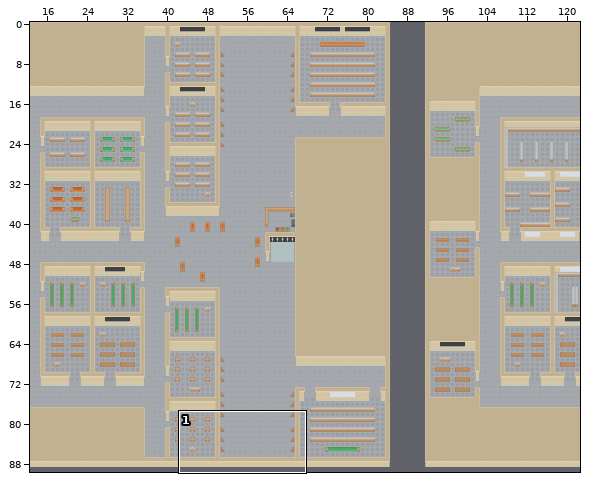
One commit to this Tiled map: core/assets/visuals/maps/NEB_Dungeon.tmx. The picture above shows the old version from afar; the outline marks the close-up.
Close-up. Old version:
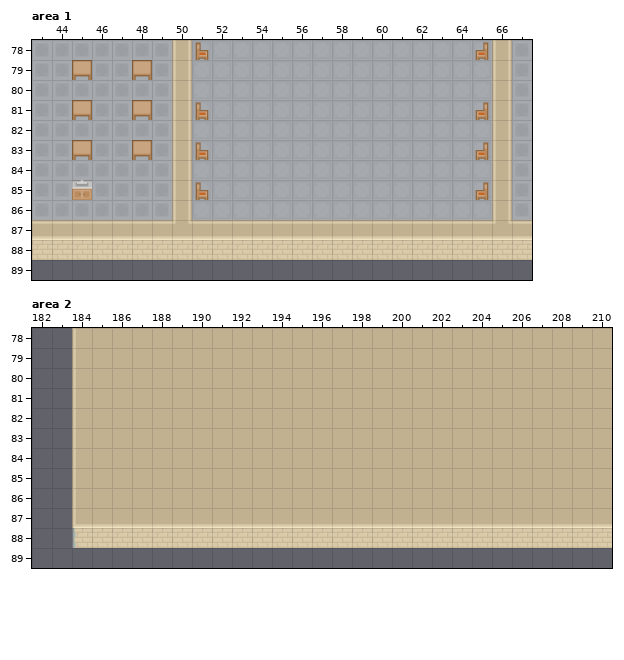
Cells are 64x64 px. Shown: area 1 x 43..67, y 78..89; area 2 x 182..210, y 78..89. The commit also changed other parts of the map, which this record leaves out. Tiles whose own drawing changed are shown in their newer look in all pictures. The old version is drawn lined up with the new one.
New version:
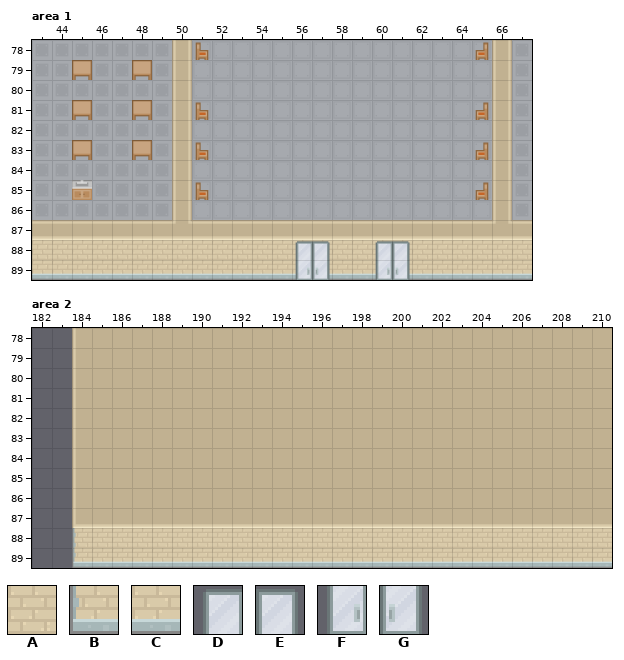
Key: from "roguelikeCity_magenta64": A 205, B 321, C 322, D 961, E 962, F 1000, G 1001.
_ is an empty cell.
Changes in this commit:
map size 293x89 -> 293x90 cells
Layer "Background", area 1:
y 88: x 56..57 __ -> AA; x 60..61 __ -> AA
y 89: x 43..67 _________________________ -> CCCCCCCCCCCCCCCCCCCCCCCCC
Layer "Collision", area 1:
y 88: x 56..57 AA -> DE; x 60..61 AA -> DE
y 89: x 56..57 __ -> FG; x 60..61 __ -> FG
Layer "Background", area 2:
y 89: x 184..210 ___________________________ -> BCCCCCCCCCCCCCCCCCCCCCCCCCC
Changed places in both close-ups, as pixel boxes (x1, y1, x2, y2):
changed: (32, 241, 532, 280)
added: (72, 548, 612, 568)
